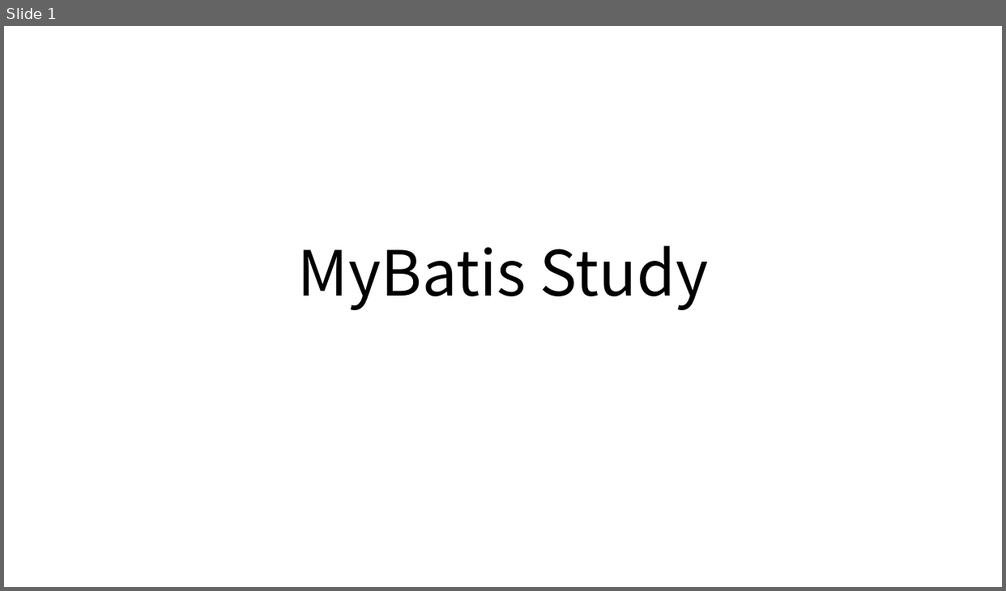
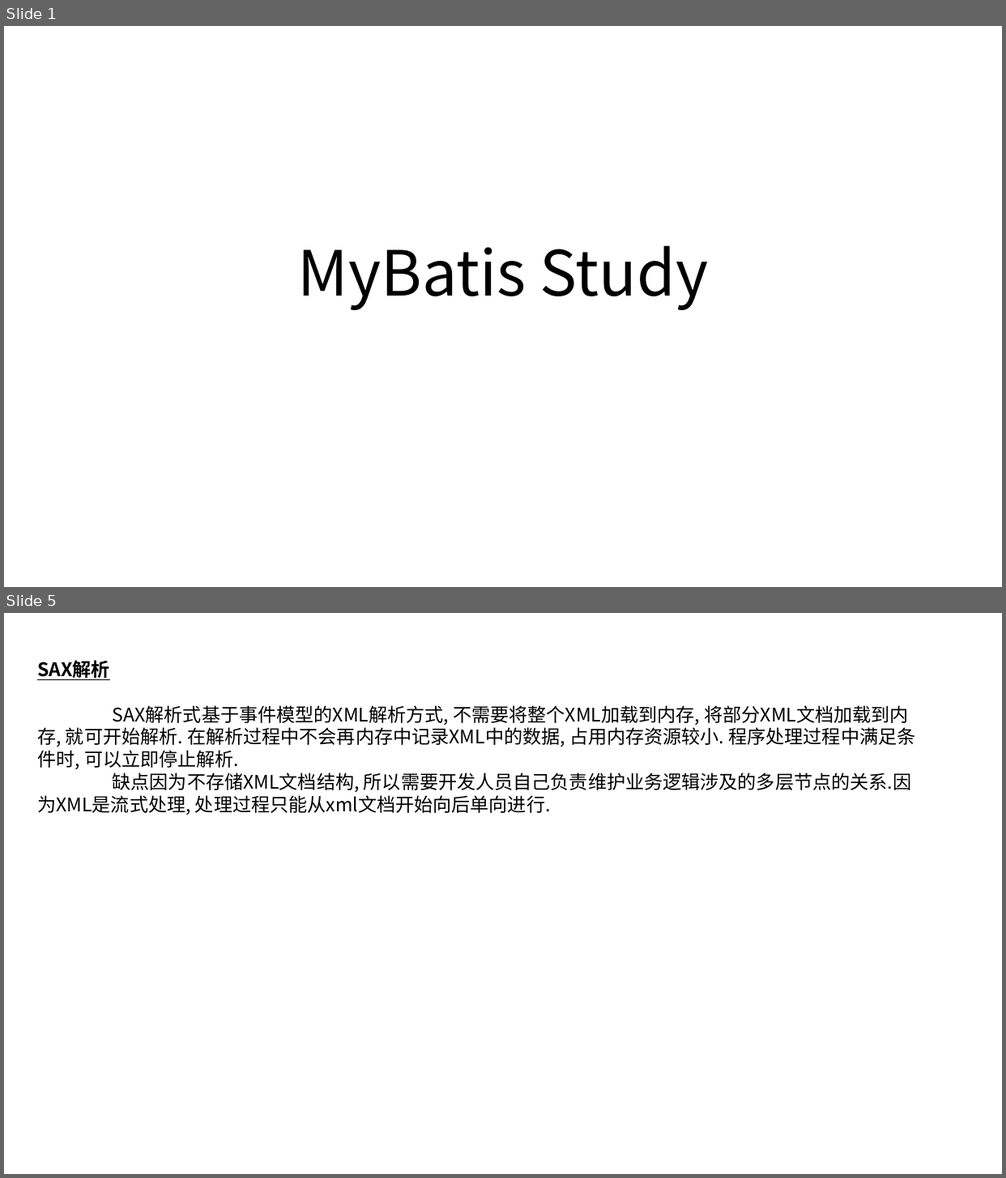
Before and after one commit to luchaojun/ChaojunStudy, a slide deck: JavaStudy/MyBatis/MyBatisStudyNote/MyBatisStudyNote.pptx. Shown one above the other, each under a label of ours: slide 1 before the commit, slides 1 and 5 after it; the slides between them are not shown. The pictures are 1006x591 and 1006x1178 pixels, drawn with LibreOffice and Linux fonts; fonts in the diff are those of the drawing. Boxes give left, top, right and bottom in pixels: in the first picture for what was removed or moved away, otherwise in the second. Text is boxed around its words. In the diff, an @@ line names an element or a change of style, - is before the commit and + after.

```diff
--- a/JavaStudy/MyBatis/MyBatisStudyNote/MyBatisStudyNote.pptx
+++ b/JavaStudy/MyBatis/MyBatisStudyNote/MyBatisStudyNote.pptx
@@ slide 5 added at <box>4,613,1002,1174</box>, background #FFFFFF @@
@@ text added at <box>37,660,915,815</box>, 18 pt, text #000000 @@
+SAX解析
+SAX解析式基于事件模型的XML解析方式, 不需要将整个XML加载到内存, 将部分XML文档加载到内存, 就可开始解析. 在解析过程中不会再内存中记录XML中的数据, 占用内存资源较小. 程序处理过程中满足条件时, 可以立即停止解析.
+缺点因为不存储XML文档结构, 所以需要开发人员自己负责维护业务逻辑涉及的多层节点的关系.因为XML是流式处理, 处理过程只能从xml文档开始向后单向进行.
```
Also in this commit, not shown: 1 slide changed, 2 other slides added, 1 slide removed.
